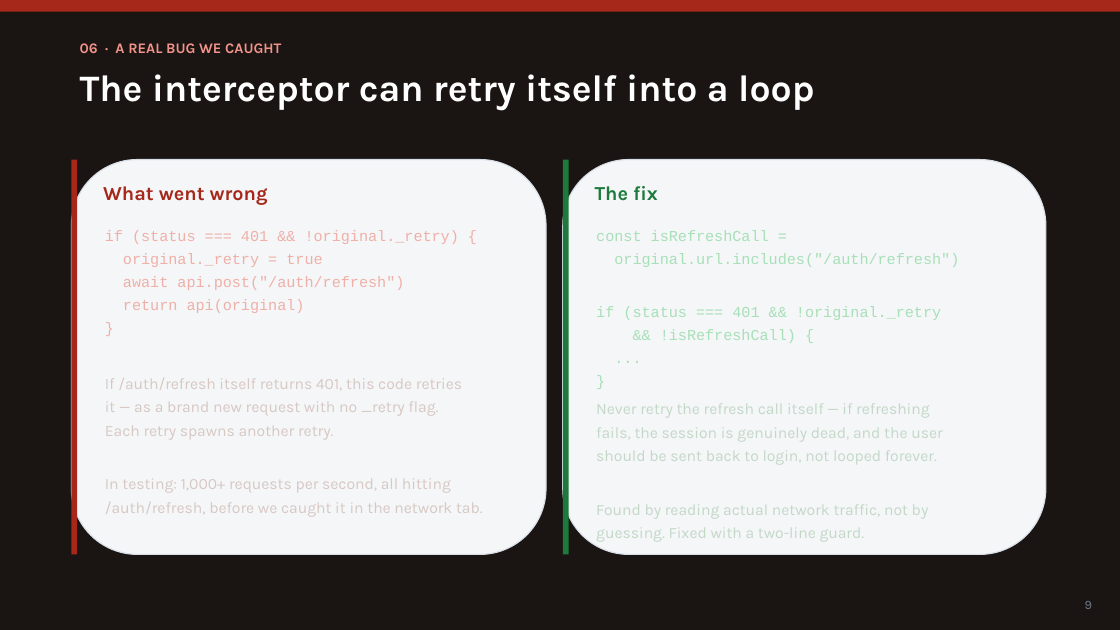
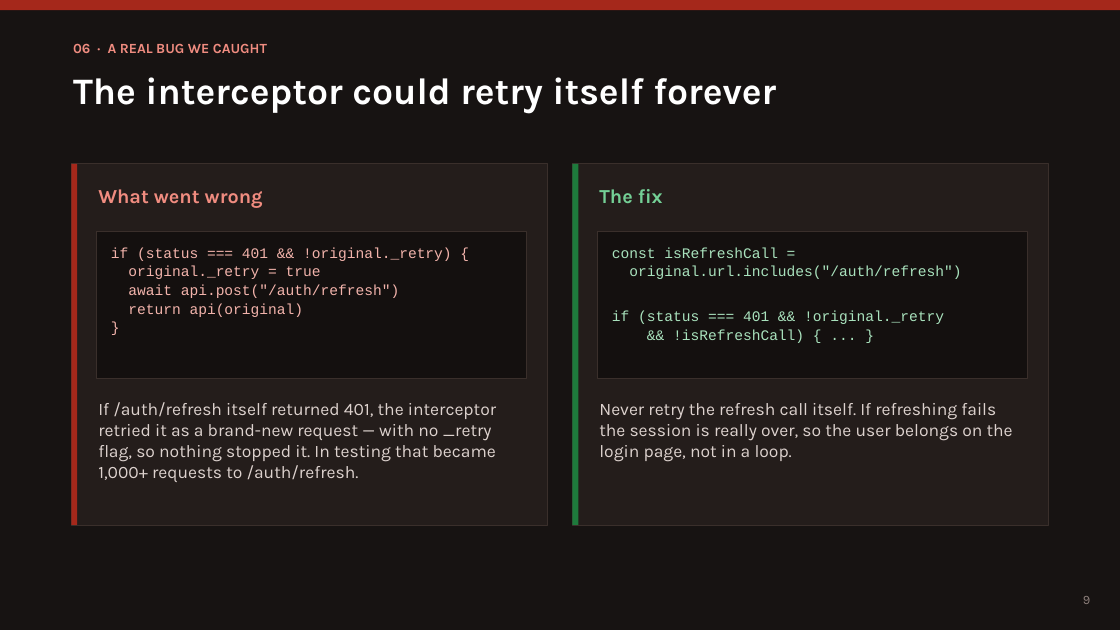
Before and after one commit to suleymantofik0-byte/attendance-system, a slide deck: slide 9 of Attendance-System-Presentation.pptx. Drawn at 1120x630 pixels with LibreOffice and Linux fonts; fonts in the diff are those of the drawing. Boxes give left, top, right and bottom in pixels: in the first picture for what was removed or moved away, otherwise in the second. Text is boxed around its words. In the diff, an @@ line names an element or a change of style, - is before the commit and + after.

```diff
--- a/Attendance-System-Presentation.pptx
+++ b/Attendance-System-Presentation.pptx
@@ background #1A1412 to #171312 @@
@@ text "06 · A REAL BUG ..." at box(73, 43, 267, 53): size 12.5 to 12 pt, text colour #F0938A to #F08C80 @@
@@ text at box(73, 77, 776, 114): text changed @@
-The interceptor can retry itself into a loop
+The interceptor could retry itself forever
@@ rectangle: place and size @@
-rectangle at box(71, 160, 77, 555)
+rectangle at box(71, 164, 77, 525)
@@ rectangle: place and size @@
-rectangle at box(71, 160, 546, 555)
+rectangle at box(71, 164, 548, 525)
@@ rectangle at box(71, 164, 548, 525): rounded rectangle to rectangle; fill #F4F6F8 to #241D1B; outline #D8DEE6 1 pt to #3A2F2B 0.75 pt @@
@@ rectangle: place and size @@
-rectangle at box(563, 160, 569, 555)
+rectangle at box(573, 164, 579, 525)
@@ rectangle at box(573, 164, 1049, 525): rounded rectangle to rectangle; fill #F4F6F8 to #241D1B; outline #D8DEE6 1 pt to #3A2F2B 0.75 pt @@
@@ rectangle: place and size @@
-rectangle at box(563, 160, 1046, 555)
+rectangle at box(573, 164, 1049, 525)
@@ text "What went wrong" at box(98, 189, 263, 208): text colour #A5281B to #F08C80 @@
@@ text "The fix" at box(599, 189, 663, 203): text colour #1E7A3C to #74D096 @@
@@ rectangle added at box(97, 231, 527, 378), fill #14100F, outline #3A2F2B 0.5 pt @@
@@ rectangle added at box(597, 231, 1028, 378), fill #14100F, outline #3A2F2B 0.5 pt @@
@@ text "if (status === 401 && ...": place and size @@
-text "if (status === 401 && ..." at box(105, 230, 459, 313)
+text "if (status === 401 && ..." at box(111, 247, 452, 317)
@@ text "if (status === 401 && ..." at box(111, 247, 452, 317): size 13 to 12.5 pt, text colour #F0B0A8 to #F2B3AB; less space between paragraphs @@
@@ text "const isRefreshCall =": place and size @@
-text "const isRefreshCall =" at box(596, 230, 959, 343)
+text "const isRefreshCall =" at box(612, 247, 961, 343)
@@ text at box(612, 247, 961, 324): size 13 to 12.5 pt, text colour #A8E0B8 to #A9E2BD in "const isRefreshCall =", "original.url.includes("/auth/refresh")", "if (status === 401 && !original._retry"; less space between paragraphs @@
@@ text at box(673, 329, 804, 343): text changed; size 13 to 12.5 pt; text colour #A8E0B8 to #A9E2BD @@
-&& !isRefreshCall) {
-...
-}
+&& !isRefreshCall) { ... }
@@ text at box(98, 402, 496, 482): text changed; size 13.5 to 15 pt; text colour #D8C8C4 to #DDD2CE @@
-If /auth/refresh itself returns 401, this code retries
-it — as a brand new request with no _retry flag.
-Each retry spawns another retry.
-In testing: 1,000+ requests per second, all hitting
-/auth/refresh, before we caught it in the network tab.
+If /auth/refresh itself returned 401, the interceptor retried it as a brand-new request — with no _retry flag, so nothing stopped it. In testing that became 1,000+ requests to /auth/refresh.
@@ text at box(599, 403, 1013, 462): text changed; size 13.5 to 15 pt; text colour #C4D8C8 to #DDD2CE @@
-Never retry the refresh call itself — if refreshing
-fails, the session is genuinely dead, and the user
-should be sent back to login, not looped forever.
-Found by reading actual network traffic, not by
-guessing. Fixed with a two-line guard.
+Never retry the refresh call itself. If refreshing fails the session is really over, so the user belongs on the login page, not in a loop.
@@ text "9" at box(1083, 596, 1090, 604): text colour #6B7A8C to #8A7C78 @@
```
Also in this commit, not shown: 12 other slides changed.
